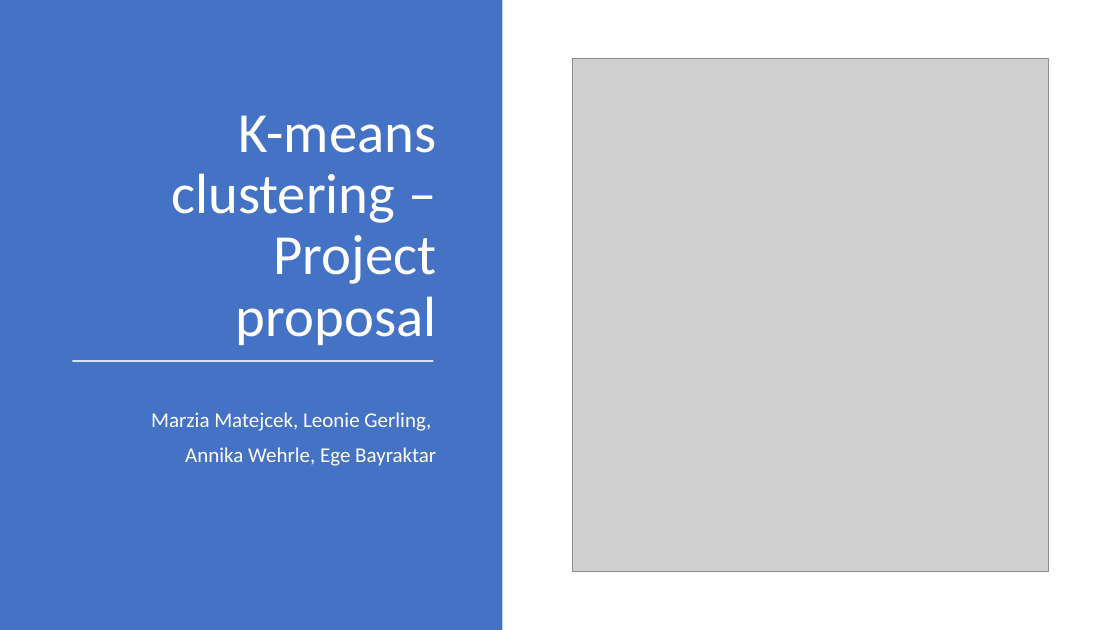
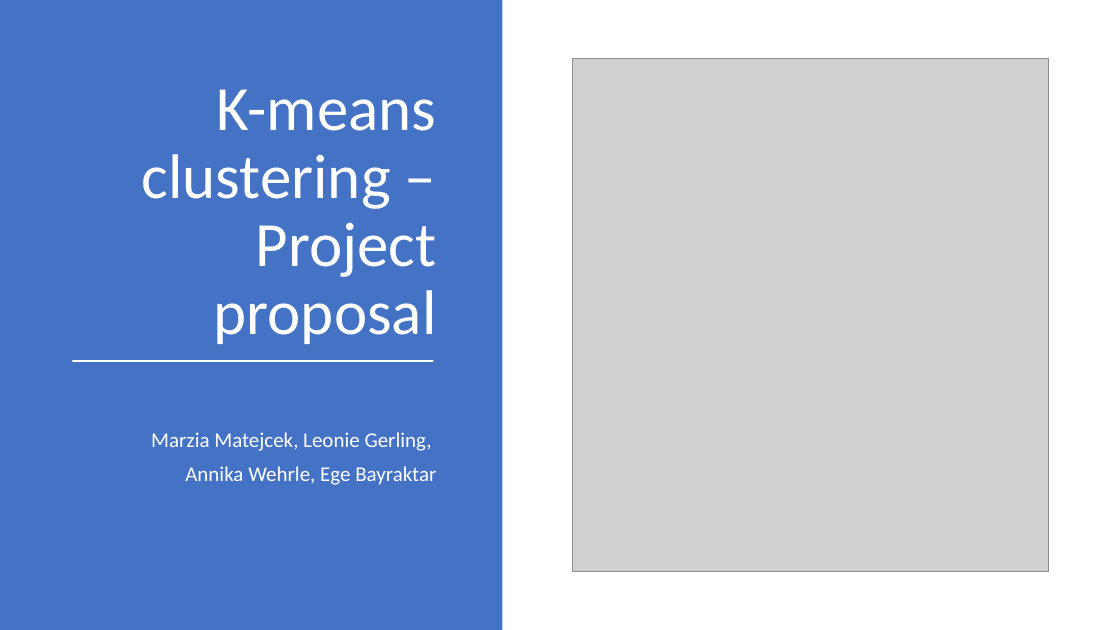
Before and after one commit to datascience-mobi/group-01-project-4-1, a slide deck: slide 1 of K-means clustering.pptx. Drawn at 1120x630 pixels with LibreOffice and Linux fonts; fonts in the diff are those of the drawing; grey boxes stand for pictures. Boxes give left, top, right and bottom in pixels: in the first picture for what was removed or moved away, otherwise in the second. Text is boxed around its words. In the diff, an @@ line names an element or a change of style, - is before the commit and + after.

```diff
--- a/K-means clustering.pptx
+++ b/K-means clustering.pptx
@@ text "K-means clustering – Project proposal" at bbox=[142, 89, 437, 344]: size 48.6 to 54 pt @@
@@ text "Marzia Matejcek, Leonie Gerling,": place and size @@
-text "Marzia Matejcek, Leonie Gerling," at bbox=[151, 412, 436, 466]
+text "Marzia Matejcek, Leonie Gerling," at bbox=[151, 432, 436, 485]
```
Also in this commit, not shown: 5 other slides changed, 2 slides added, 1 slide removed.
